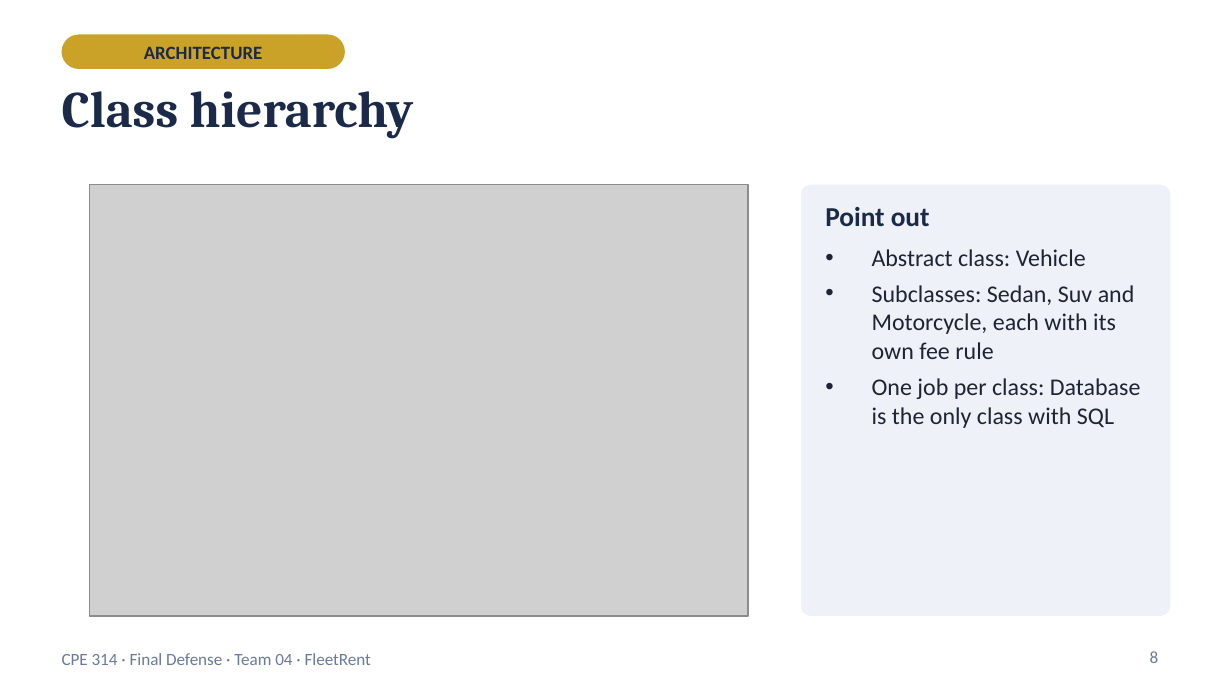
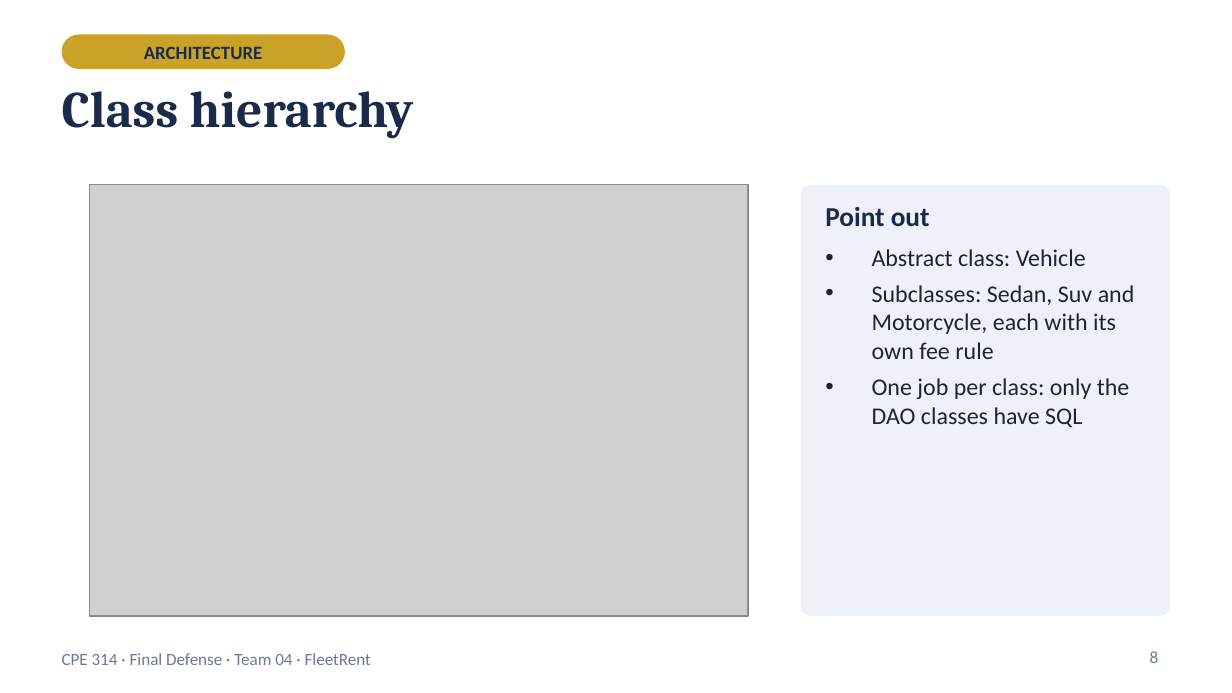
Before and after one commit to ColoscosBrent/cpe314-69323-capstone-team-04, a slide deck: slide 8 of docs/FleetRent_Final_Defense.pptx. Drawn at 1232x693 pixels with LibreOffice and Linux fonts; fonts in the diff are those of the drawing; grey boxes stand for pictures. Boxes give left, top, right and bottom in pixels: in the first picture for what was removed or moved away, otherwise in the second. Text is boxed around its words. In the diff, an @@ line names an element or a change of style, - is before the commit and + after.

```diff
--- a/docs/FleetRent_Final_Defense.pptx
+++ b/docs/FleetRent_Final_Defense.pptx
@@ text at [872, 378, 1130, 427]: text changed @@
-• One job per class: Database is the only class with SQL
+• One job per class: only the DAO classes have SQL
```
Also in this commit, not shown: 15 other slides changed, 1 slide added.
